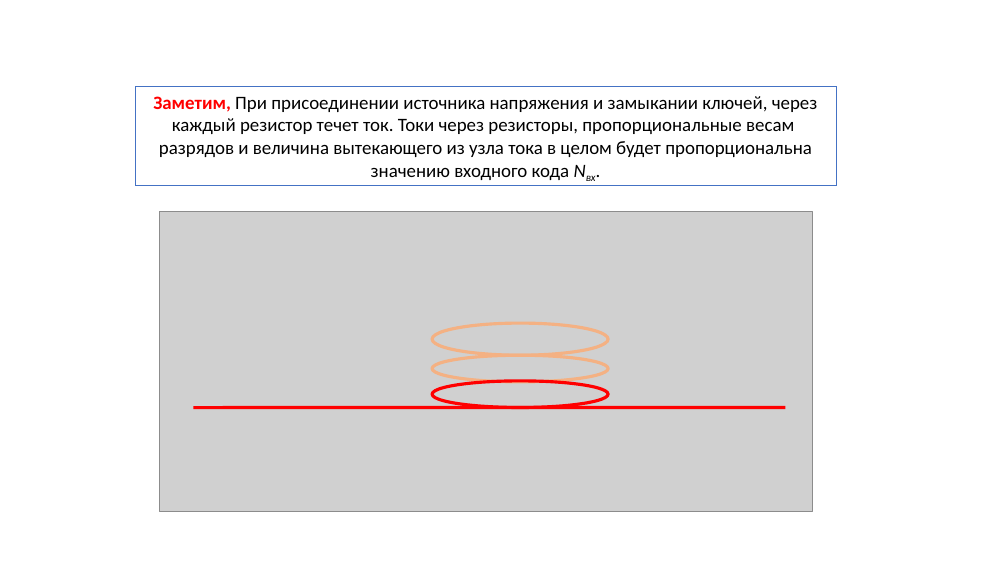
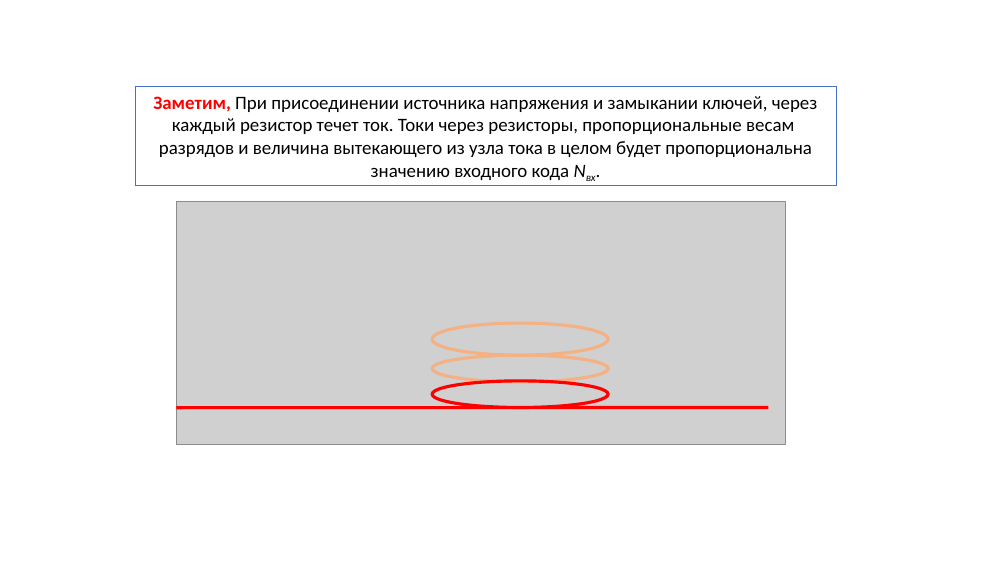
Before and after one commit to AnasEfi/silver-pestic, a slide deck: slide 14 of рубеж 3/презы/ЦАП.pptx. Drawn at 1008x567 pixels with LibreOffice and Linux fonts; fonts in the diff are those of the drawing; grey boxes stand for pictures. Boxes give left, top, right and bottom in pixels: in the first picture for what was removed or moved away, otherwise in the second. Text is boxed around its words. In the diff, an @@ line names an element or a change of style, - is before the commit and + after.

```diff
--- a/рубеж 3/презы/ЦАП.pptx
+++ b/рубеж 3/презы/ЦАП.pptx
@@ picture: place and size @@
-picture at bbox=[160, 212, 813, 512]
+picture at bbox=[176, 202, 786, 445]
@@ line moved from (194, 408) - (786, 408) to (176, 408) - (768, 408) @@
```
Also in this commit, not shown: 9 other slides changed, 12 other files.
